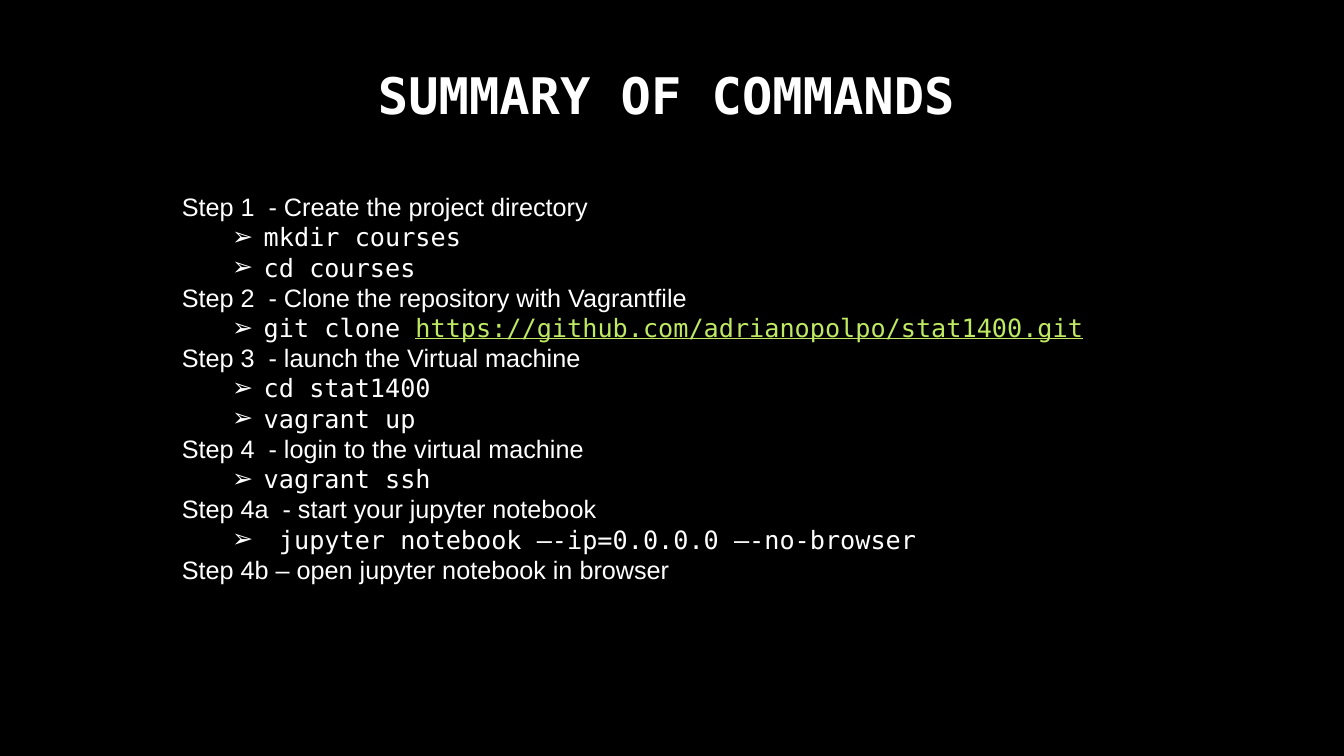
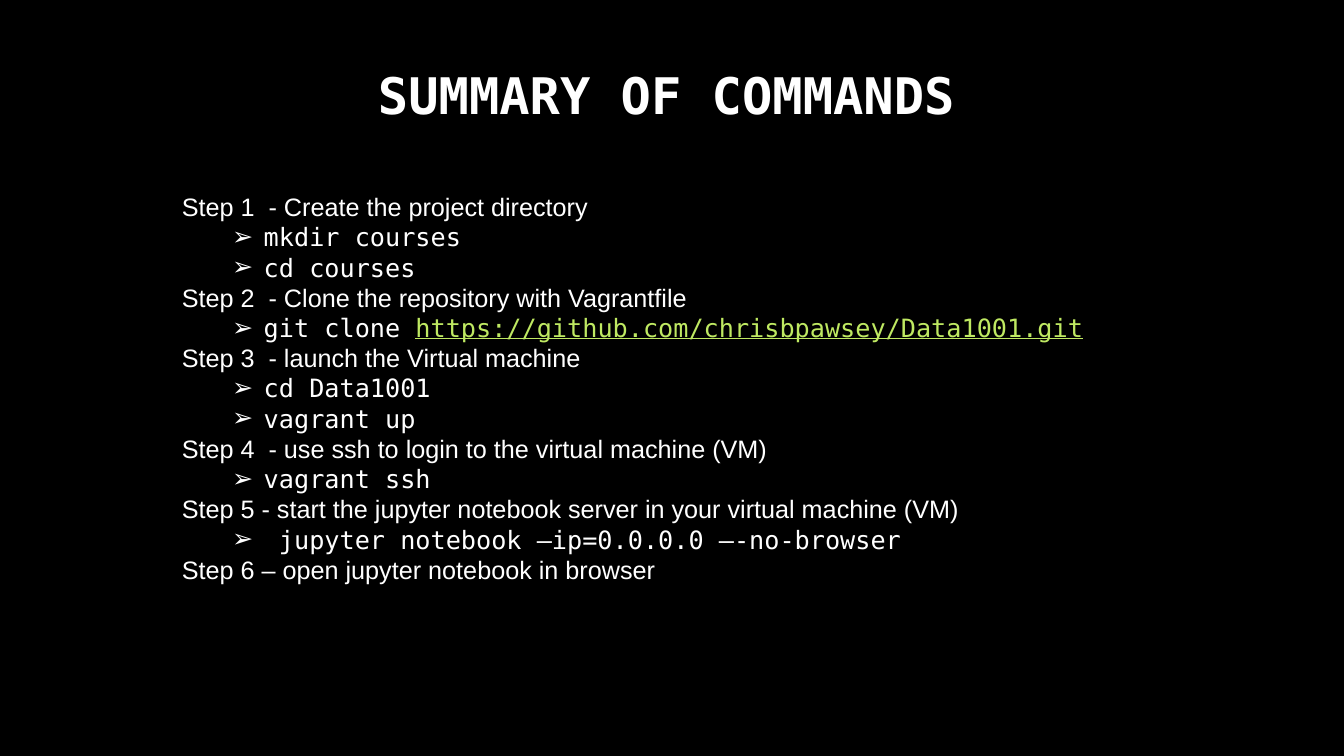
Before and after one commit to adrianopolpo/stat1400, a slide deck: slide 12 of VM_instructions.pptx (slide 9 before the commit). Drawn at 1344x756 pixels with LibreOffice and Linux fonts; fonts in the diff are those of the drawing; background and template pictures are left out. Boxes give left, top, right and bottom in pixels: in the first picture for what was removed or moved away, otherwise in the second. Text is boxed around its words. In the diff, an @@ line names an element or a change of style, - is before the commit and + after.

```diff
--- a/VM_instructions.pptx
+++ b/VM_instructions.pptx
@@ text at (264, 317, 1082, 343): text changed @@
-  ➢ git clone https://github.com/adrianopolpo/stat1400.git
+  ➢ git clone https://github.com/chrisbpawsey/Data1001.git
@@ text at (264, 378, 430, 398): text changed @@
-  ➢ cd stat1400
+  ➢ cd Data1001
@@ text at (182, 439, 767, 464): text changed @@
-Step 4 - login to the virtual machine
+Step 4 - use ssh to login to the virtual machine (VM)
@@ text at (182, 499, 959, 585): text changed @@
-Step 4a - start your jupyter notebook
-  ➢ jupyter notebook –-ip=0.0.0.0 –-no-browser
-Step 4b – open jupyter notebook in browser
+Step 5 - start the jupyter notebook server in your virtual machine (VM)
+  ➢ jupyter notebook –ip=0.0.0.0 –-no-browser
+Step 6 – open jupyter notebook in browser
```
Also in this commit, not shown: 6 other slides changed, 4 slides added, 3 slides removed, 3 other files.
